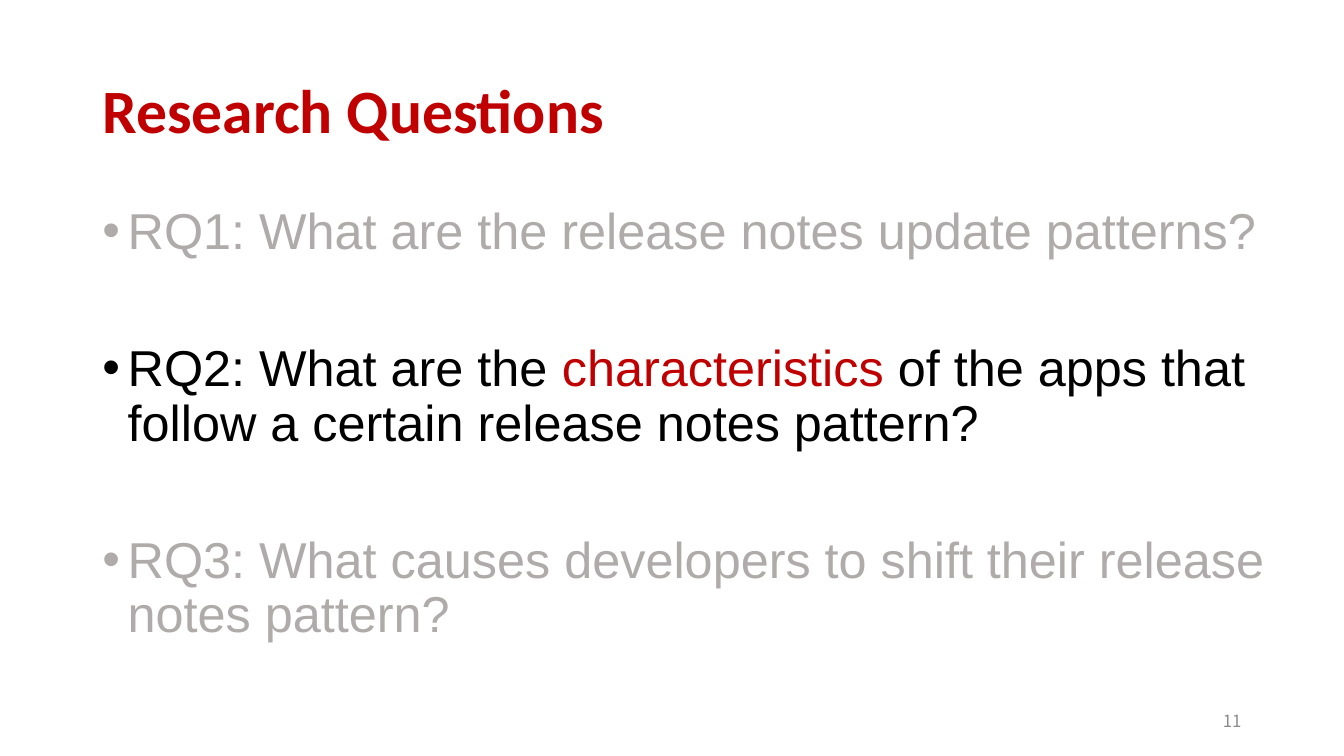
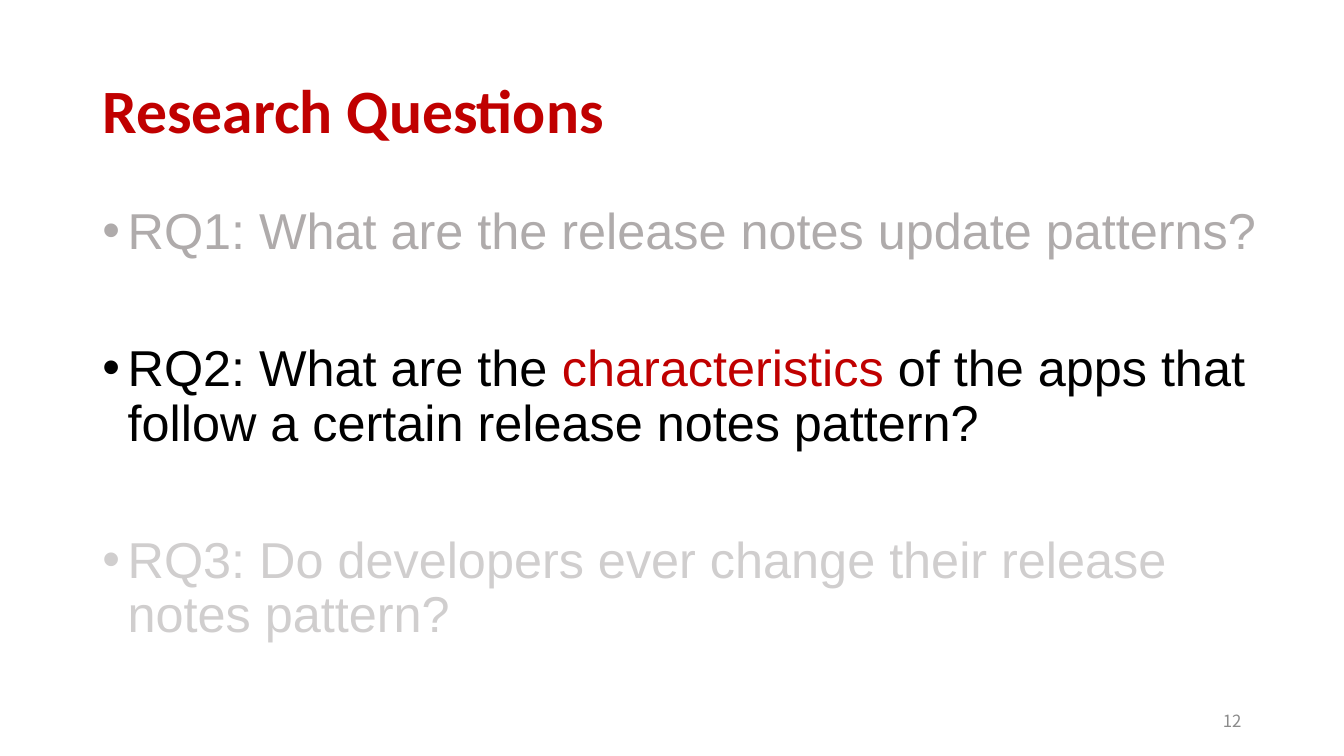
Before and after one commit to aidanby/aidanby.github.io, a slide deck: slide 12 of files/icse22.pptx (slide 11 before the commit). Drawn at 1344x756 pixels with LibreOffice and Linux fonts; fonts in the diff are those of the drawing. Boxes give left, top, right and bottom in pixels: in the first picture for what was removed or moved away, otherwise in the second. Text is boxed around its words. In the diff, an @@ line names an element or a change of style, - is before the commit and + after.

```diff
--- a/files/icse22.pptx
+++ b/files/icse22.pptx
@@ text at (x1=128, y1=542, x2=1166, y2=642): text changed; text colour #AFABAB to #D0CECE @@
-• RQ3: What causes developers to shift their release notes pattern?
+• RQ3: Do developers ever change their release notes pattern?
@@ page number at (x1=1223, y1=714, x2=1242, y2=727): text changed @@
-11
+12
```
Also in this commit, not shown: 14 other slides changed, 1 slide added.
